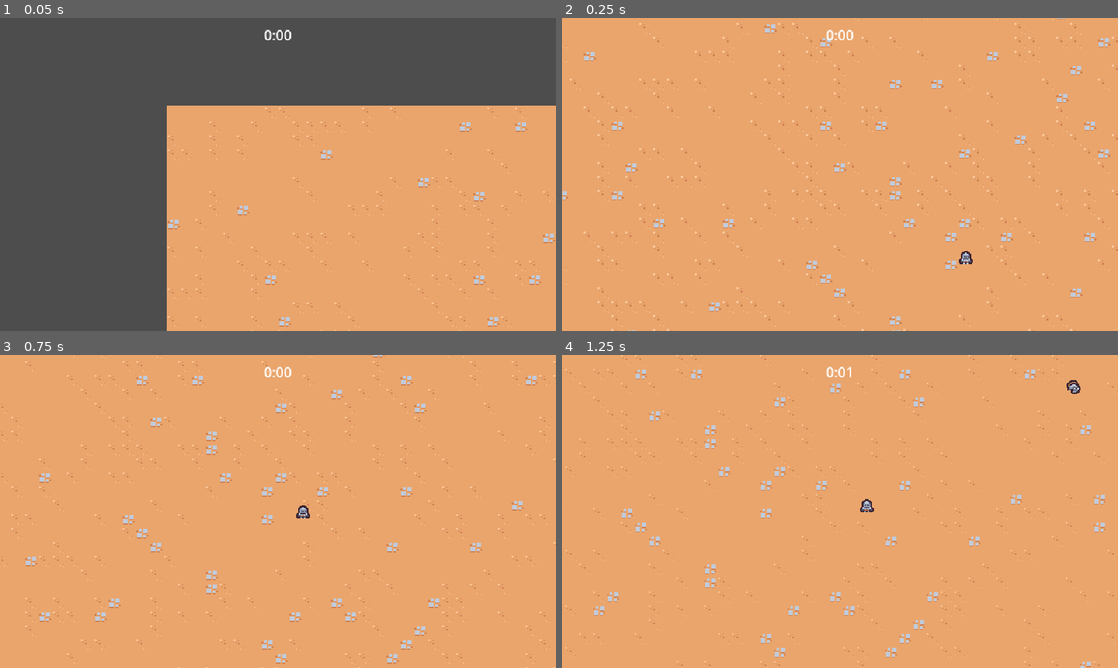
Above: before the commit, frames 1-4 (two rows, left to right).
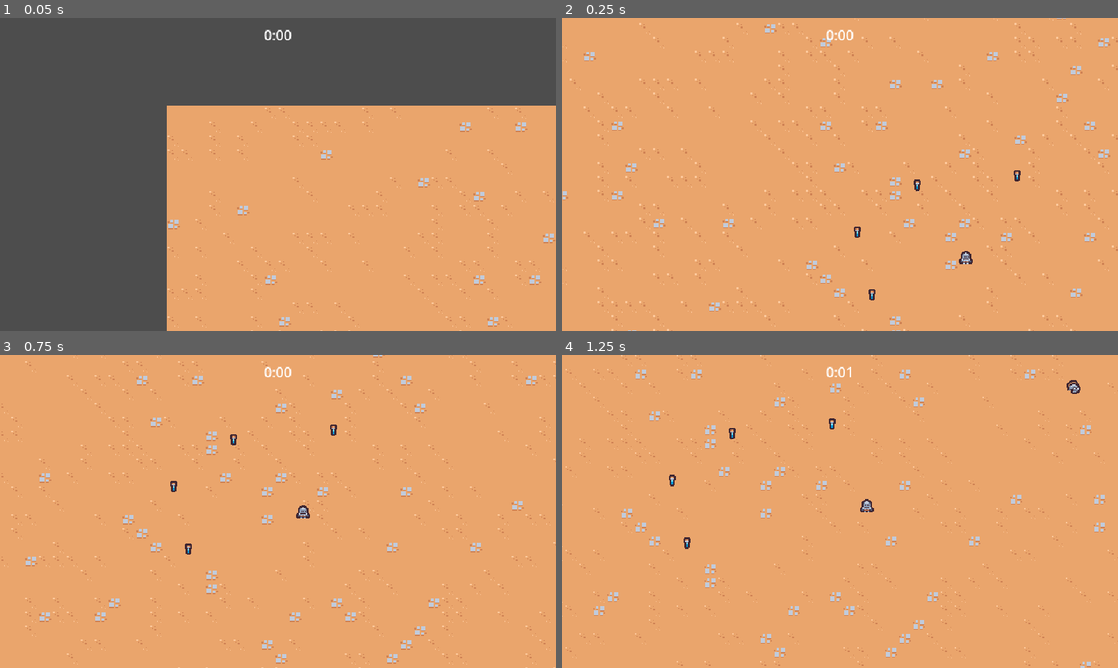
Above: after the commit, the same moments.

Repository: officer47p/2d-survivors-game
Game: Godot game, scene res://scenes/main/main.tscn
The game is run twice, just before and just after one commit, with the same random seed, the same clock (stepped at 60 frames per second) and the same inputs.
Inputs:
- Up to frame 1 (0.05 s): no input
- Up to frame 2 (0.25 s): no input
- Up to frame 3 (0.75 s): hold D (move_right) from 0.53 s (still down)
- Up to frame 4 (1.25 s): keep holding D (move_right)

Frame 1 is identical in both runs. In frame 2, 0.1% of the frame differs, in the area x 52-83%, y 48-91%; in frame 3, 0.1%, in the area x 30-61%, y 22-64%; in frame 4, 0.1%.

Commit message:
Add experience vial collection and signals

Diff:
--- a/project.godot
+++ b/project.godot
@@ -14,6 +14,10 @@
 run/main_scene="uid://dd4ejod5qhtp1"
 config/features=PackedStringArray("4.6", "Forward Plus")
 config/icon="res://icon.svg"
+
+[autoload]
+
+GameEvents="*uid://cc7vhffalua2i"
 
 [display]
 
@@ -61,6 +65,7 @@
 2d_physics/layer_2="Player"
 2d_physics/layer_3="Enemy"
 2d_physics/layer_4="EnemyCollision"
+2d_physics/layer_5="PlayerPickup"
 
 [physics]
 
--- /dev/null
+++ b/scenes/autoload/game_events.gd
@@ -0,0 +1,6 @@
+extends Node
+
+signal experience_vial_collected(number: float)
+
+func emit_experience_vial_collected(number: float):
+	experience_vial_collected.emit(number)
--- /dev/null
+++ b/scenes/autoload/game_events.tscn
@@ -0,0 +1,6 @@
+[gd_scene format=3 uid="uid://cc7vhffalua2i"]
+
+[ext_resource type="Script" uid="uid://c82o4iul2hthi" path="res://scenes/autoload/game_events.gd" id="1_4uhj7"]
+
+[node name="GameEvents" type="Node" unique_id=106518429]
+script = ExtResource("1_4uhj7")
--- a/scenes/enemy/basic_enemy.tscn
+++ b/scenes/game_object/enemy/basic_enemy.tscn
@@ -1,7 +1,7 @@
 [gd_scene format=3 uid="uid://b5fdex58imrlt"]
 
-[ext_resource type="Texture2D" uid="uid://be3fkjex8l3q1" path="res://scenes/enemy/basic_enemy.png" id="1_mgruy"]
-[ext_resource type="Script" uid="uid://ckmi5n5lrngbl" path="res://scenes/enemy/basic_enemy.gd" id="1_obku4"]
+[ext_resource type="Texture2D" uid="uid://be3fkjex8l3q1" path="res://scenes/game_object/enemy/basic_enemy.png" id="1_mgruy"]
+[ext_resource type="Script" uid="uid://ckmi5n5lrngbl" path="res://scenes/game_object/enemy/basic_enemy.gd" id="1_obku4"]
 
 [sub_resource type="CircleShape2D" id="CircleShape2D_obku4"]
 radius = 12.0
--- /dev/null
+++ b/scenes/game_object/experience_vial/experience_vial.gd
@@ -0,0 +1,9 @@
+extends Node2D
+
+
+func _ready() -> void:
+	$Area2D.area_entered.connect(on_area_entered)
+
+func on_area_entered(other_area: Area2D):
+	GameEvents.emit_experience_vial_collected(1)
+	queue_free()
--- /dev/null
+++ b/scenes/game_object/experience_vial/experience_vial.tscn
@@ -0,0 +1,20 @@
+[gd_scene format=3 uid="uid://gfnbrxvaf8yd"]
+
+[ext_resource type="Script" uid="uid://b1e4qpsxmb1fk" path="res://scenes/game_object/experience_vial/experience_vial.gd" id="1_jmuu1"]
+[ext_resource type="Texture2D" uid="uid://cf7simu72p3tw" path="res://scenes/game_object/experience_vial/experience_vial.png" id="1_krkhv"]
+
+[sub_resource type="CircleShape2D" id="CircleShape2D_krkhv"]
+radius = 16.0
+
+[node name="ExperienceVial" type="Node2D" unique_id=1428889442]
+script = ExtResource("1_jmuu1")
+
+[node name="Area2D" type="Area2D" parent="." unique_id=1794108422]
+collision_layer = 0
+collision_mask = 16
+
+[node name="CollisionShape2D" type="CollisionShape2D" parent="Area2D" unique_id=1583257585]
+shape = SubResource("CircleShape2D_krkhv")
+
+[node name="Sprite2D" type="Sprite2D" parent="." unique_id=559428939]
+texture = ExtResource("1_krkhv")
--- a/scenes/game_camera/game_camera.tscn
+++ b/scenes/game_object/game_camera/game_camera.tscn
@@ -1,6 +1,6 @@
 [gd_scene format=3 uid="uid://dt7j3bqhl63x"]
 
-[ext_resource type="Script" uid="uid://bcvskjq6epl50" path="res://scenes/game_camera/game_camera.gd" id="1_17y56"]
+[ext_resource type="Script" uid="uid://bcvskjq6epl50" path="res://scenes/game_object/game_camera/game_camera.gd" id="1_17y56"]
 
 [node name="GameCamera" type="Camera2D" unique_id=1192620058]
 script = ExtResource("1_17y56")
--- a/scenes/player/player.tscn
+++ b/scenes/game_object/player/player.tscn
@@ -1,8 +1,11 @@
 [gd_scene format=3 uid="uid://cbjyvqv60vjml"]
 
-[ext_resource type="Texture2D" uid="uid://bokv4fu06d0dn" path="res://scenes/player/player.png" id="1_d6veg"]
-[ext_resource type="Script" uid="uid://byfwycffe10lx" path="res://scenes/player/player.gd" id="1_dovo2"]
+[ext_resource type="Texture2D" uid="uid://bokv4fu06d0dn" path="res://scenes/game_object/player/player.png" id="1_d6veg"]
+[ext_resource type="Script" uid="uid://byfwycffe10lx" path="res://scenes/game_object/player/player.gd" id="1_dovo2"]
 [ext_resource type="PackedScene" uid="uid://cvb6no2yslo31" path="res://scenes/ability/sword_ability_controller/sword_ability_controller.tscn" id="2_gmlin"]
+
+[sub_resource type="CircleShape2D" id="CircleShape2D_s3670"]
+radius = 32.0
 
 [sub_resource type="CircleShape2D" id="CircleShape2D_8afob"]
 radius = 5.0
@@ -16,6 +19,14 @@
 
 [node name="SwordAbilityController" parent="AbilityManager" unique_id=2091037098 instance=ExtResource("2_gmlin")]
 
+[node name="Area2D" type="Area2D" parent="." unique_id=1692671448]
+position = Vector2(0, -5)
+collision_layer = 16
+collision_mask = 0
+
+[node name="CollisionShape2D" type="CollisionShape2D" parent="Area2D" unique_id=240978111]
+shape = SubResource("CircleShape2D_s3670")
+
 [node name="Sprite2D" type="Sprite2D" parent="." unique_id=140758252]
 texture = ExtResource("1_d6veg")
 offset = Vector2(0, -8)
--- a/scenes/main/main.tscn
+++ b/scenes/main/main.tscn
@@ -1,11 +1,13 @@
 [gd_scene format=3 uid="uid://dd4ejod5qhtp1"]
 
 [ext_resource type="PackedScene" uid="uid://ds6d4hqogsufe" path="res://scenes/ui/arena_time_ui.tscn" id="1_6q06x"]
-[ext_resource type="PackedScene" uid="uid://cbjyvqv60vjml" path="res://scenes/player/player.tscn" id="1_hyk8p"]
+[ext_resource type="PackedScene" uid="uid://cbjyvqv60vjml" path="res://scenes/game_object/player/player.tscn" id="1_hyk8p"]
 [ext_resource type="TileSet" uid="uid://bu3r6b2v00cre" path="res://resources/tileset.tres" id="1_iuonh"]
 [ext_resource type="PackedScene" uid="uid://b50ayj272w06r" path="res://scenes/manager/arena_time_manager.tscn" id="2_ow5a4"]
-[ext_resource type="PackedScene" uid="uid://dt7j3bqhl63x" path="res://scenes/game_camera/game_camera.tscn" id="3_k2fmo"]
+[ext_resource type="PackedScene" uid="uid://dt7j3bqhl63x" path="res://scenes/game_object/game_camera/game_camera.tscn" id="3_k2fmo"]
+[ext_resource type="PackedScene" uid="uid://vlu8s5qbbaes" path="res://scenes/manager/experience_manager.tscn" id="4_yyfjg"]
 [ext_resource type="PackedScene" uid="uid://ccm17segfitmy" path="res://scenes/manager/enemy_manager.tscn" id="5_6q06x"]
+[ext_resource type="PackedScene" uid="uid://gfnbrxvaf8yd" path="res://scenes/game_object/experience_vial/experience_vial.tscn" id="7_hujxm"]
 
 [node name="Main" type="Node" unique_id=164131937]
 
@@ -16,6 +18,8 @@
 
 [node name="EnemyManager" parent="." unique_id=849718959 instance=ExtResource("5_6q06x")]
 
+[node name="ExperienceManager" parent="." unique_id=992816236 instance=ExtResource("4_yyfjg")]
+
 [node name="GameCamera" parent="." unique_id=1192620058 instance=ExtResource("3_k2fmo")]
 
 [node name="TileMap" type="TileMap" parent="." unique_id=25703820]
@@ -25,3 +29,15 @@
 
 [node name="Player" parent="." unique_id=269330977 instance=ExtResource("1_hyk8p")]
 position = Vector2(505, 359)
+
+[node name="ExperienceVial" parent="." unique_id=1428889442 instance=ExtResource("7_hujxm")]
+position = Vector2(380, 322)
+
+[node name="ExperienceVial2" parent="." unique_id=9266727 instance=ExtResource("7_hujxm")]
+position = Vector2(397, 394)
+
+[node name="ExperienceVial3" parent="." unique_id=1800740431 instance=ExtResource("7_hujxm")]
+position = Vector2(449, 268)
+
+[node name="ExperienceVial4" parent="." unique_id=839189337 instance=ExtResource("7_hujxm")]
+position = Vector2(564, 257)
--- a/scenes/manager/enemy_manager.tscn
+++ b/scenes/manager/enemy_manager.tscn
@@ -1,7 +1,7 @@
 [gd_scene format=3 uid="uid://ccm17segfitmy"]
 
 [ext_resource type="Script" uid="uid://dqti7nr2p4f3b" path="res://scenes/manager/enemy_manager.gd" id="1_jybml"]
-[ext_resource type="PackedScene" uid="uid://b5fdex58imrlt" path="res://scenes/enemy/basic_enemy.tscn" id="2_1w3g6"]
+[ext_resource type="PackedScene" uid="uid://b5fdex58imrlt" path="res://scenes/game_object/enemy/basic_enemy.tscn" id="2_1w3g6"]
 
 [node name="EnemyManager" type="Node" unique_id=849718959]
 script = ExtResource("1_jybml")
--- /dev/null
+++ b/scenes/manager/experience_manager.gd
@@ -0,0 +1,13 @@
+extends Node
+
+var current_experience = 0
+
+func _ready() -> void:
+	GameEvents.experience_vial_collected.connect(on_experience_vial_collected)
+
+func increment_experience(number: float):
+	current_experience += number
+	print(current_experience)
+
+func on_experience_vial_collected(number: float):
+	increment_experience(number)
--- /dev/null
+++ b/scenes/manager/experience_manager.tscn
@@ -0,0 +1,6 @@
+[gd_scene format=3 uid="uid://vlu8s5qbbaes"]
+
+[ext_resource type="Script" uid="uid://d3kru1omjpujh" path="res://scenes/manager/experience_manager.gd" id="1_6uta1"]
+
+[node name="ExperienceManager" type="Node" unique_id=992816236]
+script = ExtResource("1_6uta1")
Not shown, added: scenes/autoload/game_events.gd.uid
Renamed: scenes/enemy/basic_enemy.gd -> scenes/game_object/enemy/basic_enemy.gd
Renamed: scenes/enemy/basic_enemy.gd.uid -> scenes/game_object/enemy/basic_enemy.gd.uid
Renamed: scenes/enemy/basic_enemy.png -> scenes/game_object/enemy/basic_enemy.png
Not shown, changed: scenes/game_object/enemy/basic_enemy.png.import
Renamed: scenes/enemy/tile_0104.png -> scenes/game_object/enemy/tile_0104.png
Not shown, changed: scenes/game_object/enemy/tile_0104.png.import
Not shown, added: scenes/game_object/experience_vial/experience_vial.gd.uid
Binary file added: scenes/game_object/experience_vial/experience_vial.png
Not shown, added: scenes/game_object/experience_vial/experience_vial.png.import
Renamed: scenes/game_camera/game_camera.gd -> scenes/game_object/game_camera/game_camera.gd
Renamed: scenes/game_camera/game_camera.gd.uid -> scenes/game_object/game_camera/game_camera.gd.uid
(and 5 more such lines)
